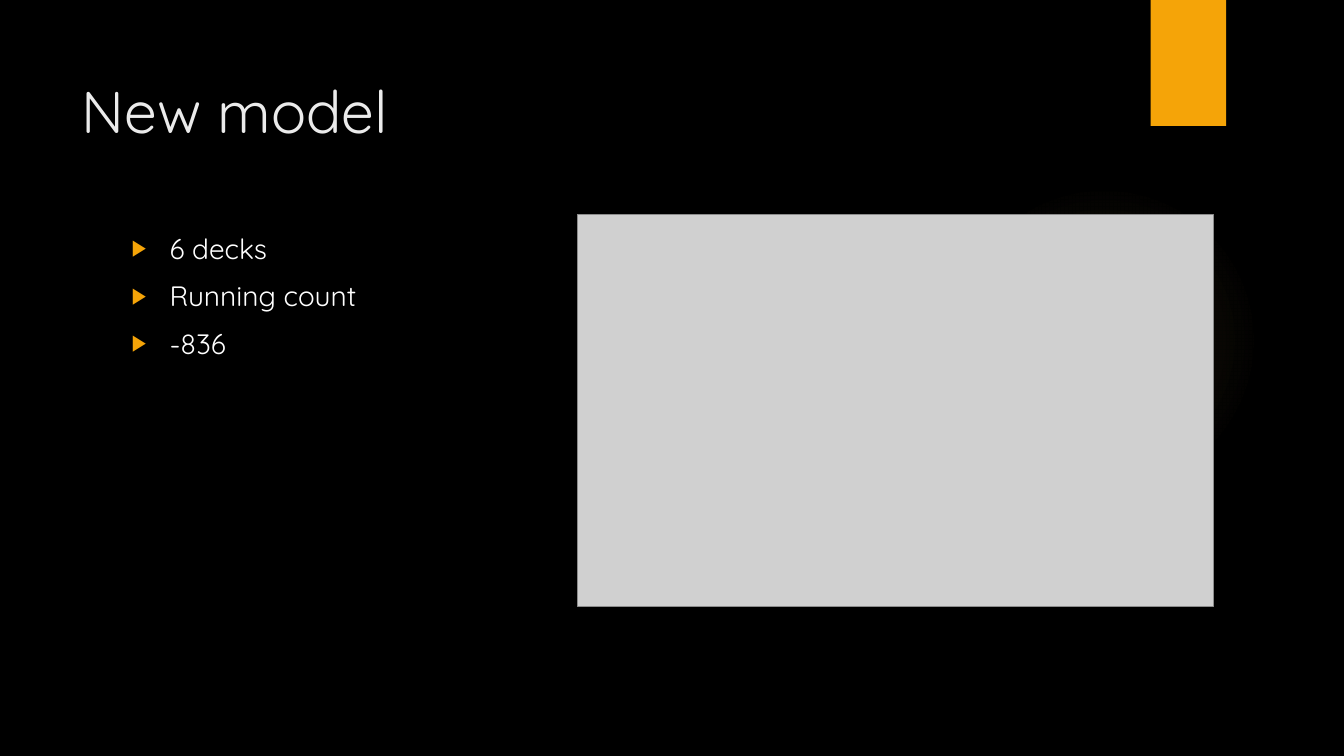
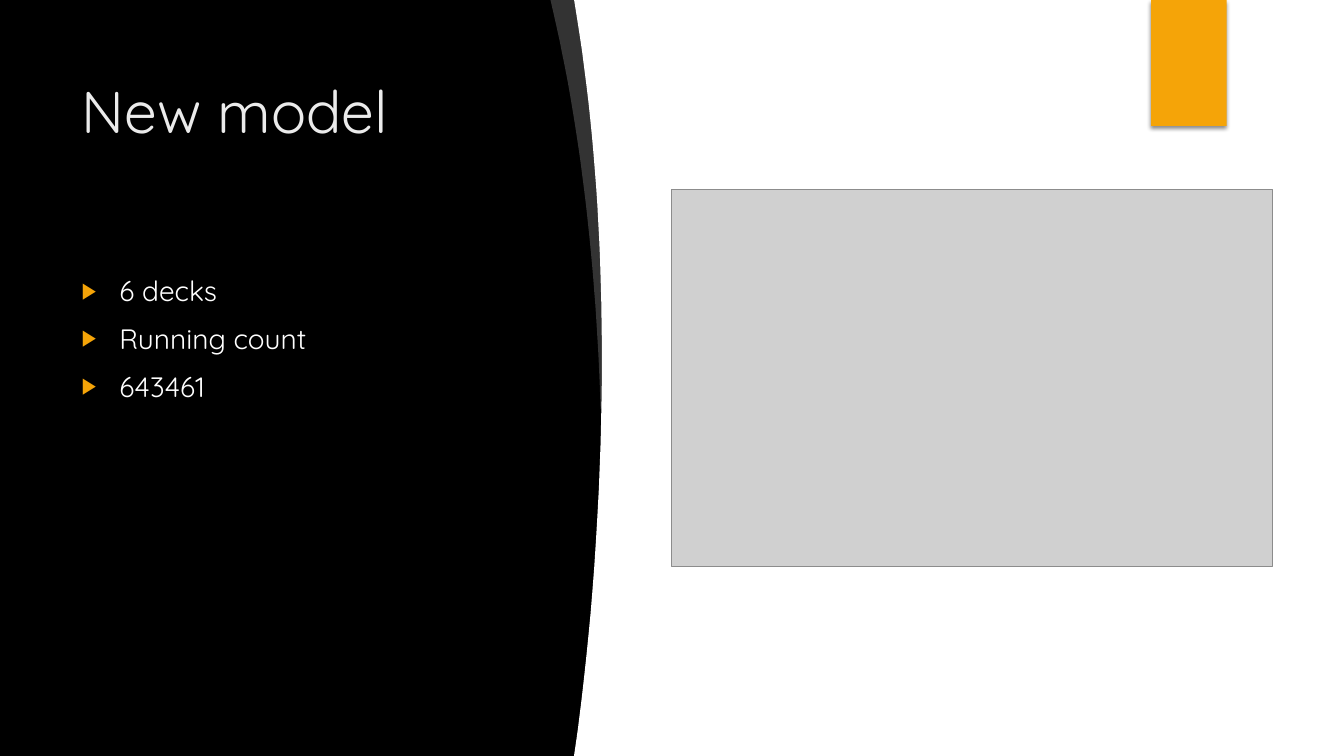
Before and after one commit to westpoint-neural-networks/final-project-connor-smith2, a slide deck: slide 18 of Counting Cards.pptx (slide 9 before the commit). Drawn at 1344x756 pixels with LibreOffice and Linux fonts; fonts in the diff are those of the drawing; grey boxes stand for pictures; background and template pictures are left out. Boxes give left, top, right and bottom in pixels: in the first picture for what was removed or moved away, otherwise in the second. Text is boxed around its words. In the diff, an @@ line names an element or a change of style, - is before the commit and + after.

```diff
--- a/Counting Cards.pptx
+++ b/Counting Cards.pptx
@@ freeform shape added at [551, 0, 612, 409], fill #FFFFFF at 20% opacity @@
@@ freeform shape added at [574, 0, 722, 756], fill #FFFFFF @@
@@ rectangle added at [671, 0, 1344, 756], fill #FFFFFF @@
@@ rectangle added at [1151, 0, 1227, 126], fill #F5A408 @@
@@ picture: place and size @@
-picture at [578, 215, 1214, 607]
+picture at [671, 190, 1272, 567]
@@ ellipse removed at [949, 185, 1259, 495] @@
@@ text "6 decks": place and size @@
-text "6 decks" at [170, 238, 357, 355]
+text "6 decks" at [119, 280, 307, 398]
@@ text at [119, 377, 204, 398]: text changed @@
-▶ -836
+▶ 643461
```
Also in this commit, not shown: 5 other slides changed, 9 slides added, 4 other files.
